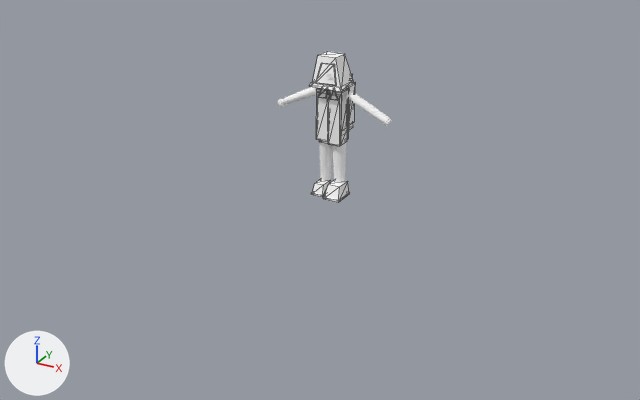
One commit to the Blender file ArtSource/Pedestrians/Blender/CityPedestrian3D.blend: the scene before it, then after it.
The view is the same before and after, from a 50 mm lens placed at (4.8, -9.05, 4.37), pointed at (-0.09, -0.16, -0.07). Lighting does not change. The marker at lower left points along +X, +Y and +Z. The older version comes first. Mesh edges are drawn as thin lines on the coarser meshes.

The first picture shows 'ACC_LampshadeHood', 'CLO_CoatFront.L', 'CLO_CoatFront.R' and 19 more.
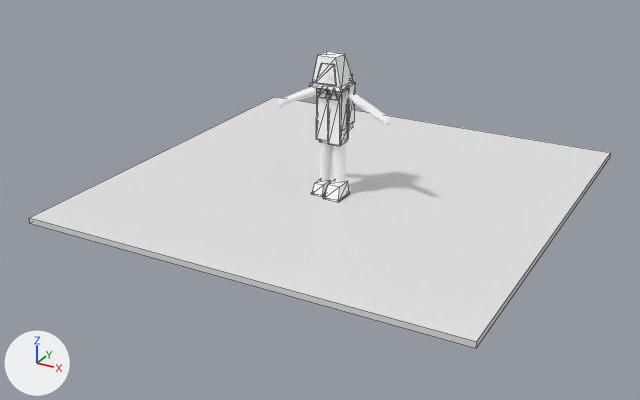
The change, as a diff of the scene's bpy script:
```diff
--- a/ArtSource/Pedestrians/Blender/CityPedestrian3D.blend.py
+++ b/ArtSource/Pedestrians/Blender/CityPedestrian3D.blend.py
@@ mat_mat_previewground @@
+mat_mat_previewground = principled_material('MAT_PreviewGround')
+mat_mat_previewground.base_color = (0.8, 0.8, 0.8)  # white #e7e7e7
@@ me_previewground_mesh @@
+me_previewground_mesh.from_pydata(...)  # a box spanning x -2.75..2.75, y -2.4..3.1, z -0.07..0.0
+me_previewground_mesh.materials.append(mat_mat_previewground)  # white #e7e7e7
@@ ob_previewground @@
+ob_previewground = bpy.data.objects.new('PreviewGround', me_previewground_mesh)
+ob_previewground.location = (0.0, 0.0, 0.0)
```

Changed parts and their boxes (x1, y1, x2, y2) in the pictures (640 x 400 px):
'PreviewGround', added: after (29, 97, 611, 348)
